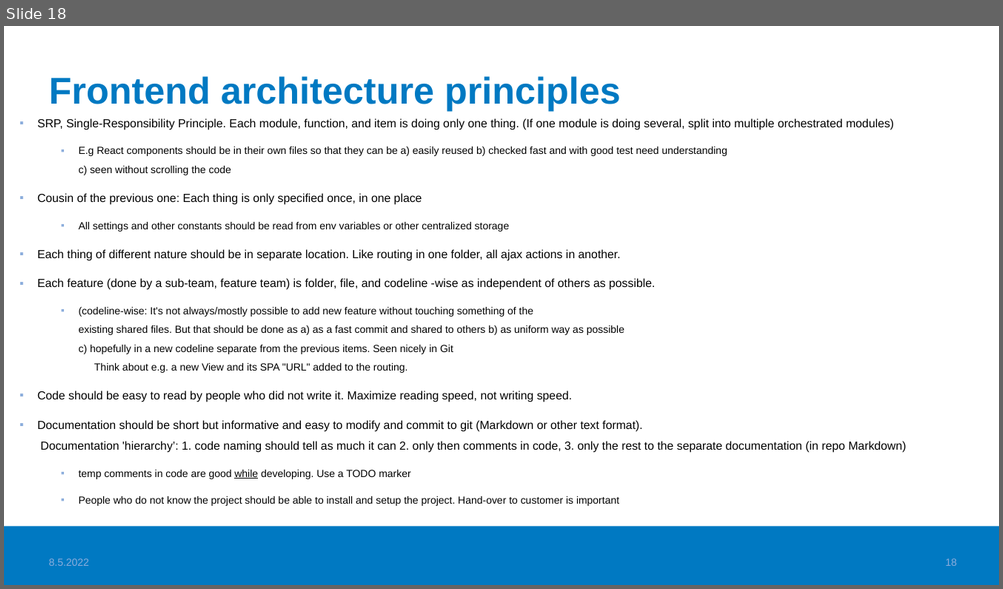
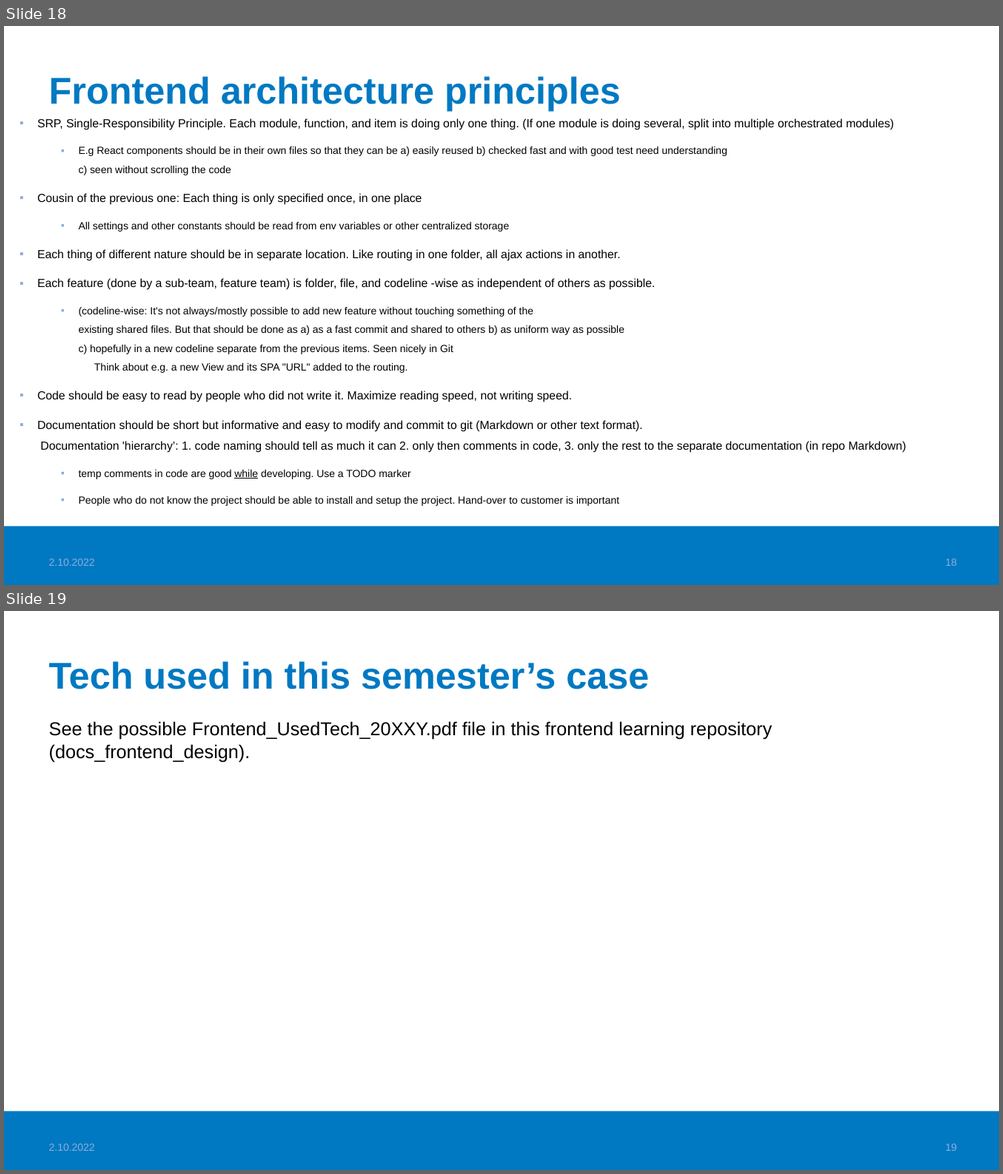
Before and after one commit to valju/docs_frontend_design, a slide deck: FrontendStuff_ForExam.pptx. Shown one above the other, each under a label of ours: slide 18 before the commit, slides 18 and 19 after it. The pictures are 1003x589 and 1003x1174 pixels, drawn with LibreOffice and Linux fonts; fonts in the diff are those of the drawing; background and template pictures are left out. Boxes give left, top, right and bottom in pixels: in the first picture for what was removed or moved away, otherwise in the second. Text is boxed around its words. In the diff, an @@ line names an element or a change of style, - is before the commit and + after.

Commit message:
Updating the frontend exam docs

```diff
--- a/FrontendStuff_ForExam.pptx
+++ b/FrontendStuff_ForExam.pptx
@@ slide 19 added at [4, 611, 999, 1170], background #FFFFFF; not listed: 1 template element that a slide beside it also shows @@
@@ title added at [49, 661, 649, 689], 36 pt, text #0079C2, bold @@
+Tech used in this semester’s case
@@ text added at [49, 721, 772, 762], 18 pt, text #000000 @@
+See the possible Frontend_UsedTech_20XXY.pdf file in this frontend learning repository (docs_frontend_design).
@@ text added at [49, 1144, 95, 1151], 10 pt, text #8BADDC @@
+2.10.2022
@@ page number added at [945, 1144, 957, 1151], 10 pt, text #8BADDC @@
+19
@@ slide 18 changed as well @@
@@ text at [49, 559, 95, 566]: text changed @@
-8.5.2022
+2.10.2022
```
Also in this commit, not shown: 18 other slides changed, 19 other files.
